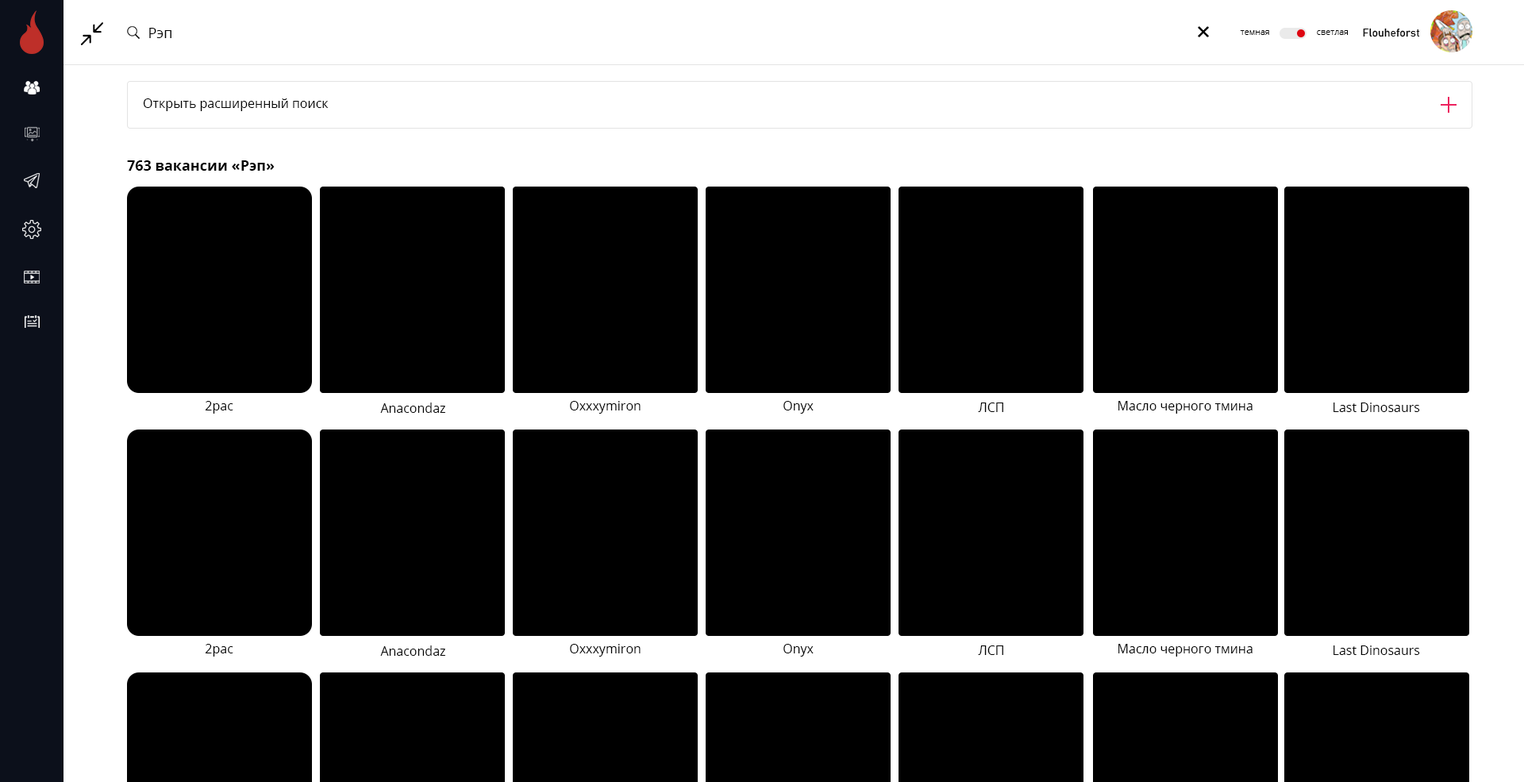
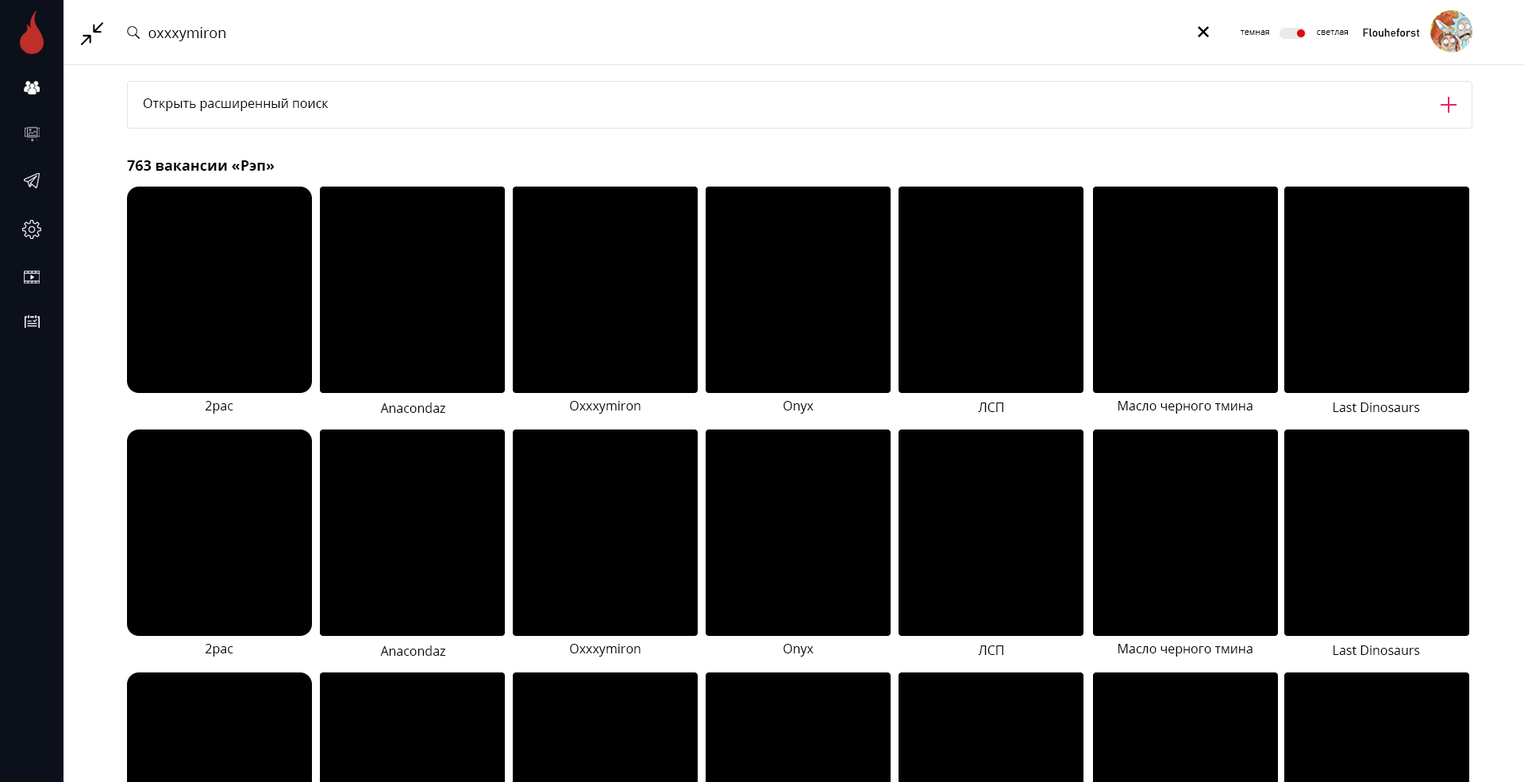
Revision of a layered 1524px x 782px image; what changed, layer by layer:
renamed "Рэп" to "oxxxymiron", painted on it over bbox(148, 26, 226, 42)
